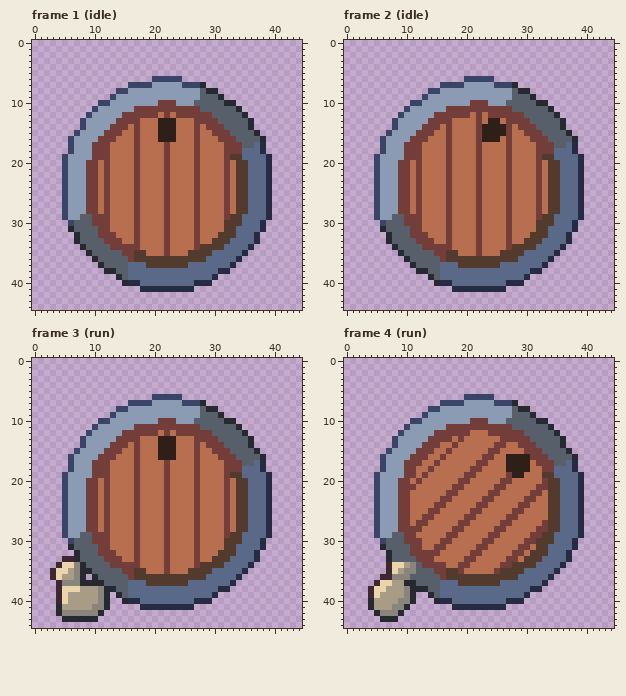
File history of a pixel-art file, art/hood-markets/rolling-barrel@94.aseprite. Above is the file before it was changed.
45x45 pixels, 10 frames. Shown: frame 1 (idle), frame 2 (idle), frame 3 (run), frame 4 (run). The commit also changed other frames, which this record leaves out.
Once edited:
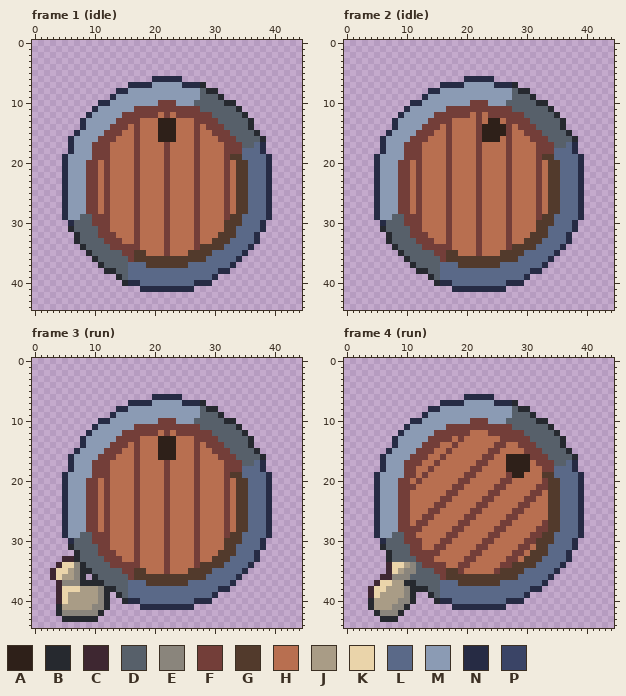
Palette (. is transparent): A #2e2019  B #26292f  C #3e2731  D #57606a  E #8a857c  F #733e39  G #523a2c  H #b86f50  J #a99c86  K #ead4aa  L #5a6988  M #8b9bb4  N #262b44  P #3a4466
Change:
Frame 1 (idle):
The edit turns colour P into colour N in row 6 at x 20 to 24; in row 7 at x 16 to 19 and 25 to 27; in row 8 at x 14 to 15; in row 9 at x 13; in row 10 at x 11 to 12; in row 11 at x 10.
The edit turns colour P into colour N in row 12 at x 9; in rows 13 to 14 at x 8; in row 15 at x 7; in rows 16 to 18 at x 6; in rows 19 to 29 at x 5; in row 30 at x 6.
Frame 2 (idle): the same change as frame 1 (idle)
Frame 3 (run): the same change as frame 1 (idle)
Frame 4 (run): the same change as frame 1 (idle)
Pixel boxes of the changes (left, top, right, bottom) in both pictures:
changed: (62, 76, 200, 226)
changed: (374, 76, 512, 226)
changed: (62, 394, 200, 544)
changed: (374, 394, 512, 544)
